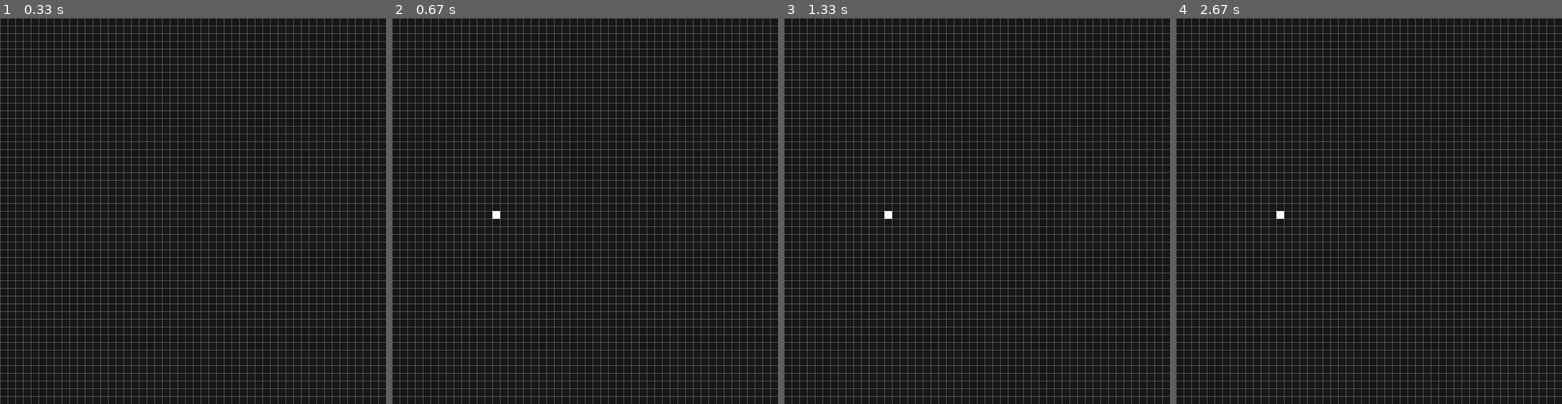
Above: before the commit, frames 1-4 (left to right).
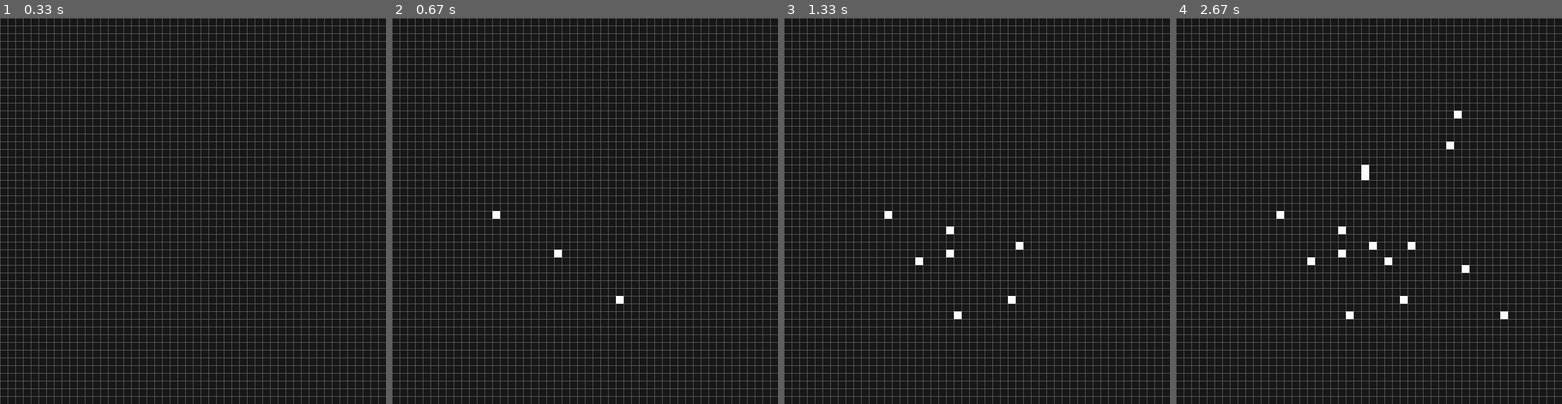
Above: after the commit, the same moments.

Repository: JkutkutArchive/PY-GameOfLife
Game: pygame game, started from gameOfLife.py
The game is run twice, just before and just after one commit, with the same random seed, the same clock (stepped at 60 frames per second) and the same inputs.
Inputs (mouse positions are in pixels of both pictures, inside the frame that each line leads up to):
- Up to frame 1 (0.33 s): no input
- Up to frame 2 (0.67 s): press the mouse at (492, 214) at 0.37 s; move the mouse to (557, 253) at 0.47 s; release the mouse at (623, 295) at 0.6 s
- Up to frame 3 (1.33 s): press the mouse at (884, 214) at 0.7 s; move the mouse to (953, 230) at 0.8 s; release the mouse at (1023, 245) at 0.93 s; press the mouse at (884, 214) at 1.03 s; move the mouse to (922, 261) at 1.13 s; release the mouse at (957, 311) at 1.27 s
- Up to frame 4 (2.67 s): press the mouse at (1276, 214) at 1.37 s; move the mouse to (1372, 241) at 1.47 s; release the mouse at (1469, 272) at 1.6 s; press the mouse at (1276, 214) at 1.7 s; move the mouse to (1388, 265) at 1.8 s; release the mouse at (1504, 311) at 1.93 s; press the mouse at (1276, 214) at 2.03 s; move the mouse to (1361, 180) at 2.13 s; release the mouse at (1450, 141) at 2.27 s; press the mouse at (1276, 214) at 2.37 s; move the mouse to (1365, 164) at 2.47 s; release the mouse at (1453, 114) at 2.6 s

Frame 1 is identical in both runs. In frame 2, less than 0.1% of the frame differs, in the area x 42-60%, y 60-74%; in frame 3, 0.2%; in frame 4, 0.6%, in the area x 34-86%, y 24-78%.

Commit message:
Now on mouse hold, multiple cells are changed. Use left click to activate and right click to destroy the cells

Diff:
--- a/gameOfLife.py
+++ b/gameOfLife.py
@@ -78,6 +78,15 @@
             x = floor(pos[0] / sizeWidthX)
             y = floor(pos[1] / sizeWidthY)
             grid[x, y] = (grid[x, y] - 1) % 2 # change value of selected cell
+
+        if event.type == pygame.MOUSEMOTION: # If mouse moved
+            pos = pygame.mouse.get_pos()
+            x = floor(pos[0] / sizeWidthX)
+            y = floor(pos[1] / sizeWidthY)
+            if event.buttons[0] == 1: # If left click hold
+                grid[x, y] = 1 # Activate the cell
+            if event.buttons[2] == 1: # Right click
+                grid[x, y] = 0 # Kill the cell
         elif event.type == pygame.QUIT: # if quit btn pressed
             gameRunning = False # no longer running game
         elif event.type == pygame.KEYDOWN:
